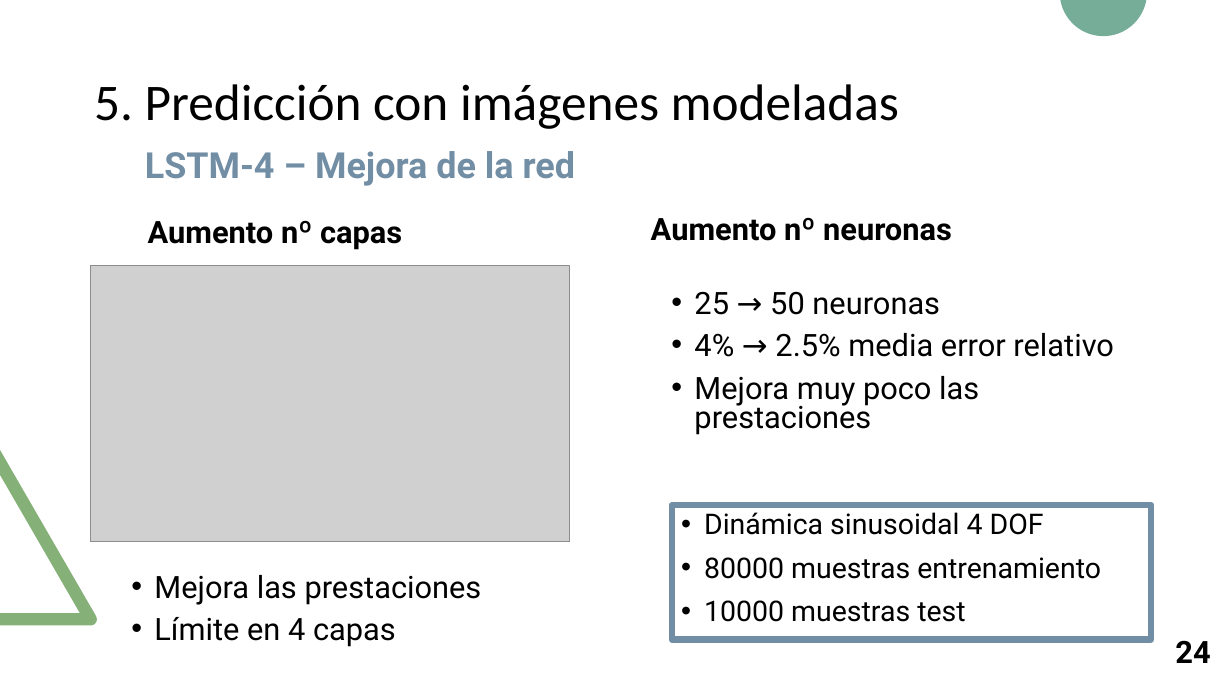
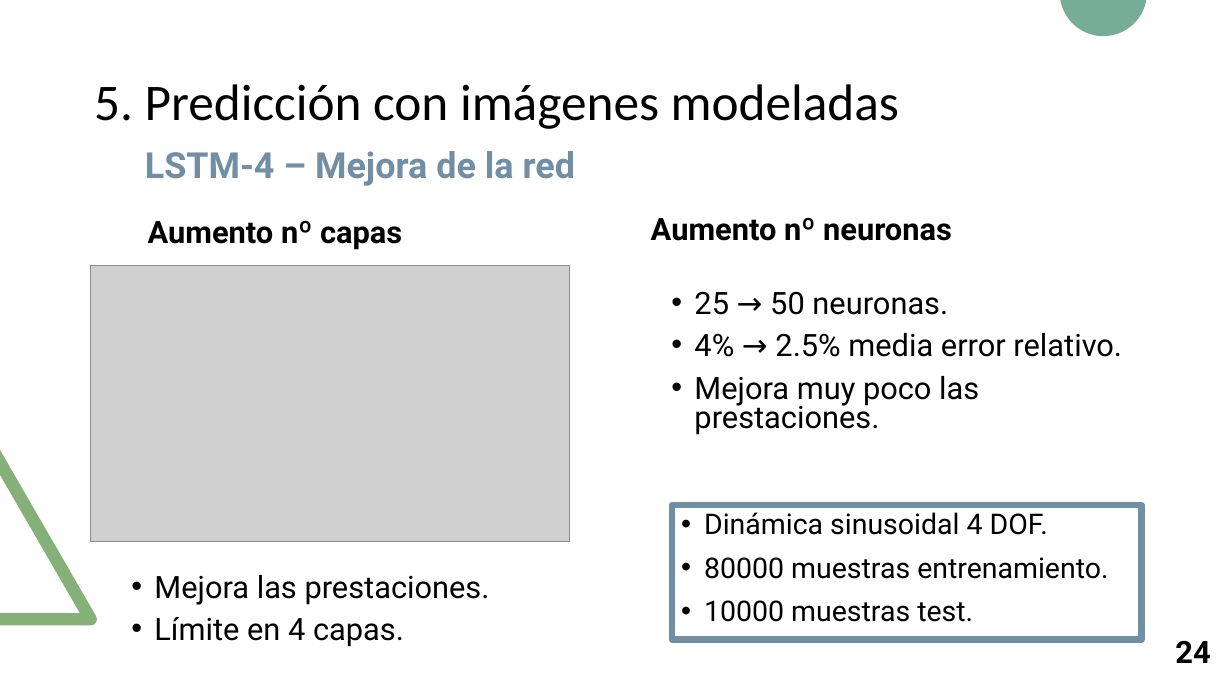
Before and after one commit to RoboticsLabURJC/2017-tfm-nuria-oyaga, a slide deck: slide 25 of Documentation/Presentacion-TFM/Presentacion-TFM.pptx. Drawn at 1232x693 pixels with LibreOffice and Linux fonts; fonts in the diff are those of the drawing; grey boxes stand for pictures. Boxes give left, top, right and bottom in pixels: in the first picture for what was removed or moved away, otherwise in the second. Text is boxed around its words. In the diff, an @@ line names an element or a change of style, - is before the commit and + after.

Commit message:
Presentation v.1

```diff
--- a/Documentation/Presentacion-TFM/Presentacion-TFM.pptx
+++ b/Documentation/Presentacion-TFM/Presentacion-TFM.pptx
@@ text at [694,291,1122,435]: text changed @@
-• 25 → 50 neuronas
-• 4% → 2.5% media error relativo
-• Mejora muy poco las prestaciones
+• 25 → 50 neuronas.
+• 4% → 2.5% media error relativo.
+• Mejora muy poco las prestaciones.
@@ rectangle "Dinámica sinusoidal 4 DOF.": place and size @@
-rectangle "Dinámica sinusoidal 4 DOF." at [672,506,1152,640]
+rectangle "Dinámica sinusoidal 4 DOF." at [672,506,1141,640]
@@ text in rectangle at [704,512,1108,622]: text changed @@
-• Dinámica sinusoidal 4 DOF
-• 80000 muestras entrenamiento
-• 10000 muestras test
+• Dinámica sinusoidal 4 DOF.
+• 80000 muestras entrenamiento.
+• 10000 muestras test.
@@ text at [154,575,490,647]: text changed @@
-• Mejora las prestaciones
-• Límite en 4 capas
+• Mejora las prestaciones.
+• Límite en 4 capas.
```
Also in this commit, not shown: 20 other slides changed, 1 other file.
